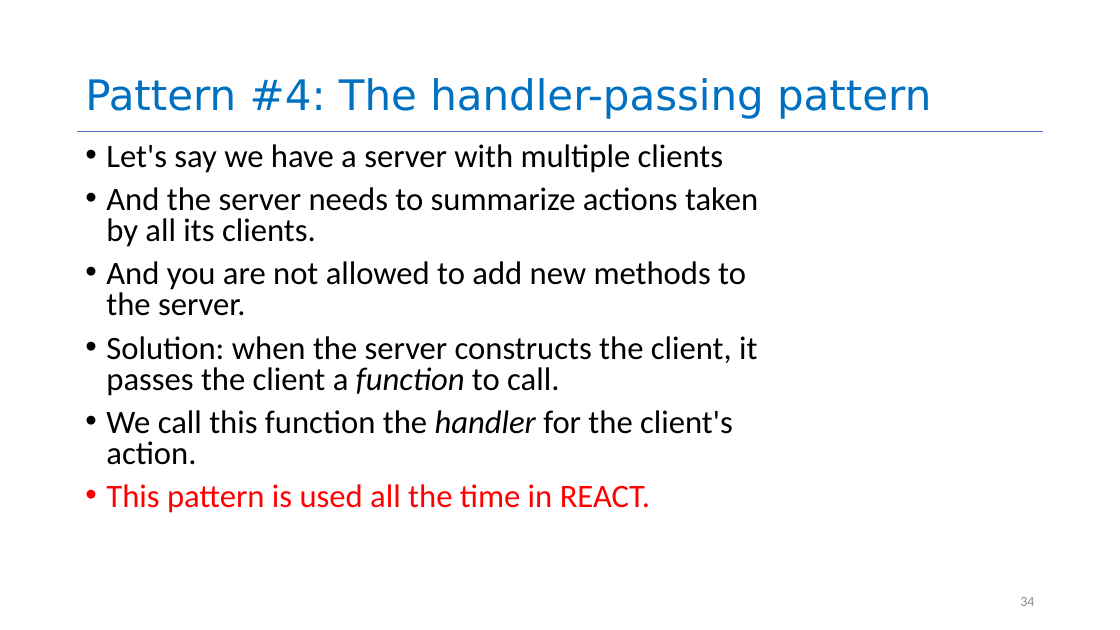
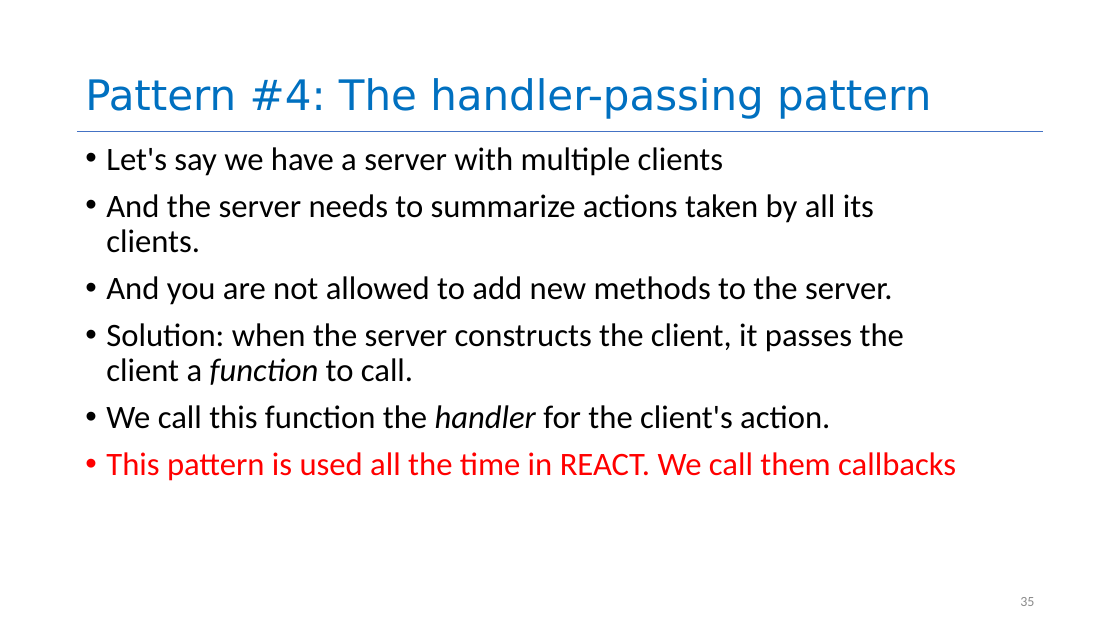
Before and after one commit to neu-se/CS4530-Spring-2025, a slide deck: slide 35 of Slides/Module 05 Interaction-Level Design Patterns.pptx (slide 34 before the commit). Drawn at 1120x630 pixels with LibreOffice and Linux fonts; fonts in the diff are those of the drawing. Boxes give left, top, right and bottom in pixels: in the first picture for what was removed or moved away, otherwise in the second. Text is boxed around its words. In the diff, an @@ line names an element or a change of style, - is before the commit and + after.

```diff
--- a/Slides/Module 05 Interaction-Level Design Patterns.pptx
+++ b/Slides/Module 05 Interaction-Level Design Patterns.pptx
@@ text at <box>106,147,904,429</box>: line spacing 0.8 to 0.9 @@
@@ text at <box>106,452,956,481</box>: text changed @@
-• This pattern is used all the time in REACT.
+• This pattern is used all the time in REACT. We call them callbacks
@@ page number at <box>1020,597,1034,606</box>: text changed @@
-34
+35
```
Also in this commit, not shown: 5 other slides changed, 1 slide added, 2 other files.
